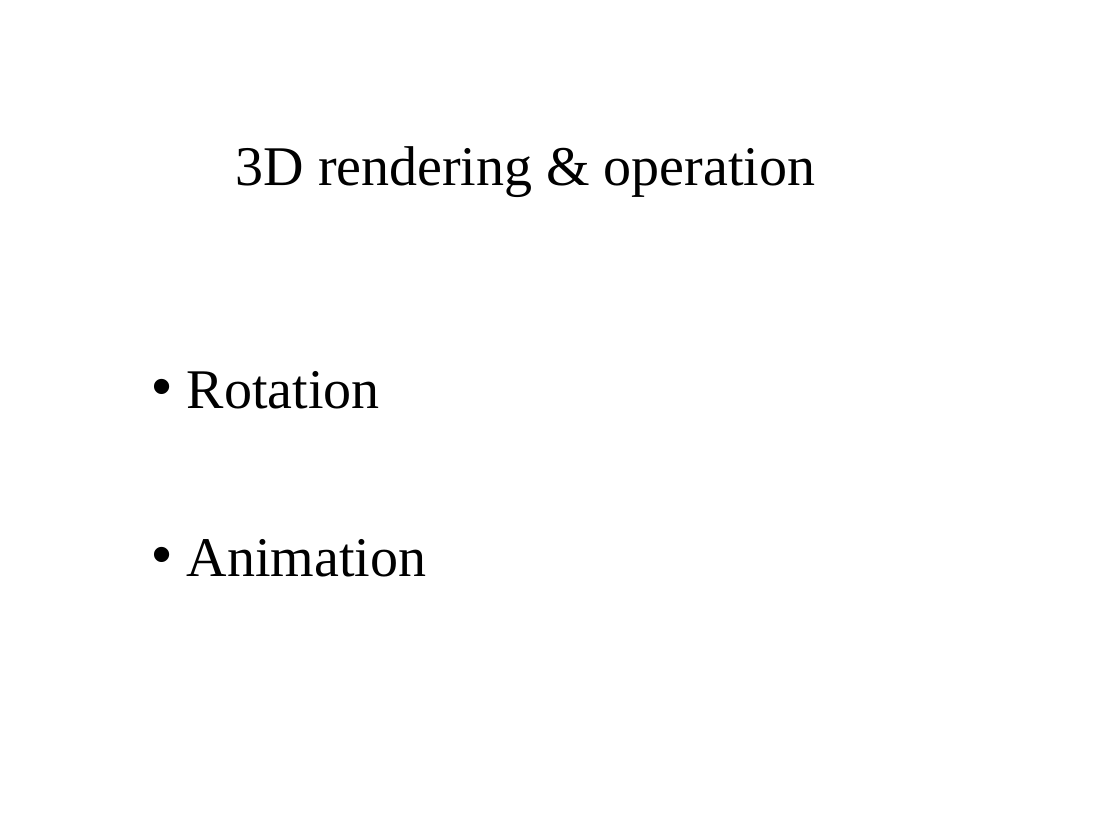
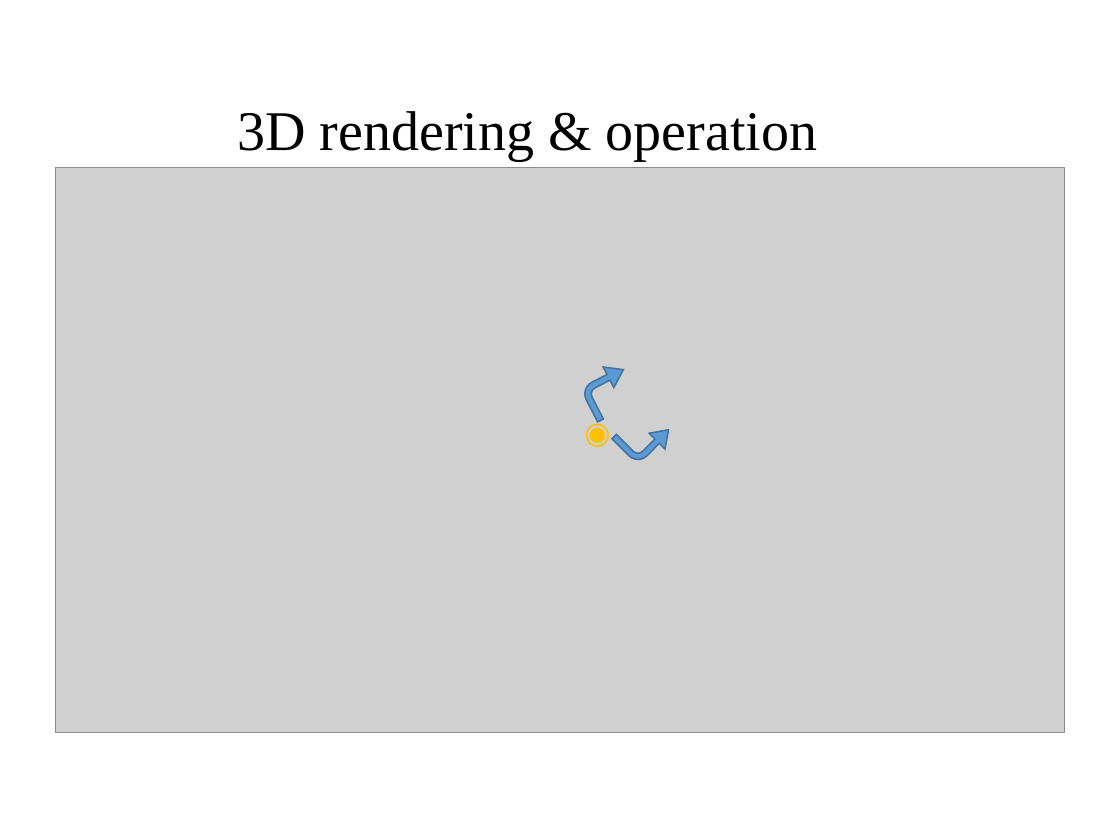
Before and after one commit to CalciferZh/rubik-cube, a slide deck: slide 6 of slide/slide.pptx. Drawn at 1120x840 pixels with LibreOffice and Linux fonts; fonts in the diff are those of the drawing; grey boxes stand for pictures. Boxes give left, top, right and bottom in pixels: in the first picture for what was removed or moved away, otherwise in the second. Text is boxed around its words. In the diff, an @@ line names an element or a change of style, - is before the commit and + after.

Commit message:
change slide-6

```diff
--- a/slide/slide.pptx
+++ b/slide/slide.pptx
@@ text "3D rendering & operation": place and size @@
-text "3D rendering & operation" at <box>236,146,815,196</box>
+text "3D rendering & operation" at <box>237,111,817,160</box>
@@ picture added at <box>55,167,1064,732</box> @@
@@ bent arrow added at <box>577,359,640,421</box>, fill #5B9BD5, outline #43739E 1 pt @@
@@ text removed at <box>187,371,426,577</box> @@
-• Rotation
-• Animation
@@ bent arrow added at <box>612,406,677,470</box>, fill #5B9BD5, outline #43739E 1 pt @@
@@ ellipse added at <box>587,424,608,446</box>, outline #FFC000 1 pt @@
@@ ellipse added at <box>589,428,605,444</box>, fill #FFC000 @@
```
